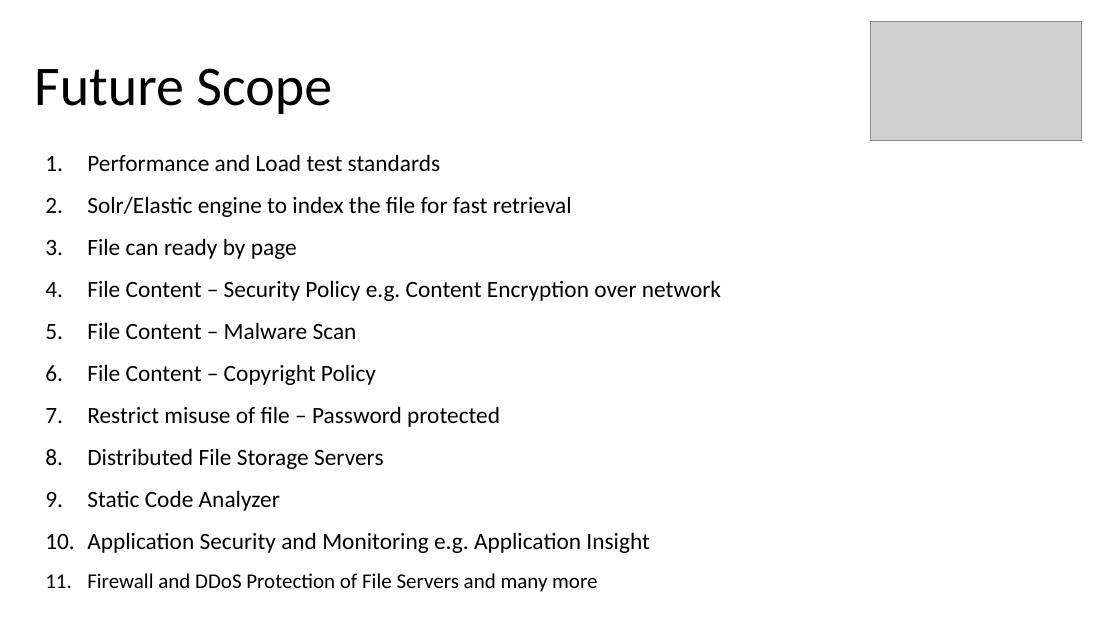
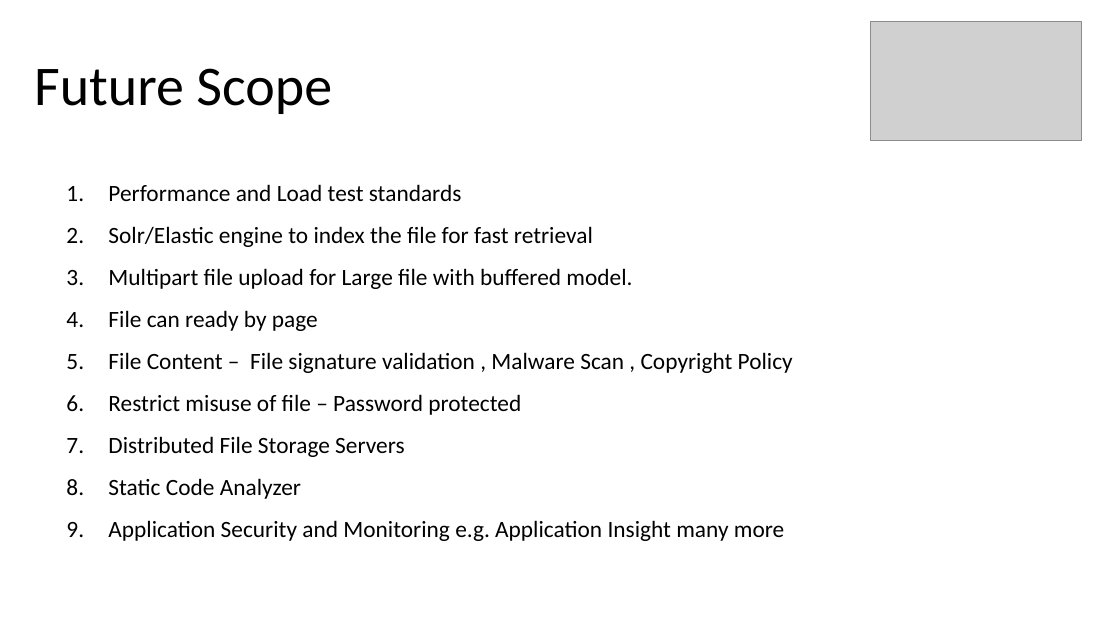
Before and after one commit to vishalbajad/HealthFit, a slide deck: slide 19 of 4 HealthFit Demo.pptx. Drawn at 1120x630 pixels with LibreOffice and Linux fonts; fonts in the diff are those of the drawing; grey boxes stand for pictures; background and template pictures are left out. Boxes give left, top, right and bottom in pixels: in the first picture for what was removed or moved away, otherwise in the second. Text is boxed around its words. In the diff, an @@ line names an element or a change of style, - is before the commit and + after.

Commit message:
Documentations

```diff
--- a/4 HealthFit Demo.pptx
+++ b/4 HealthFit Demo.pptx
@@ text "Performance and Load test standards" moved from (x1=87, y1=154, x2=721, y2=592) to (x1=108, y1=184, x2=793, y2=541) @@
@@ text at (x1=108, y1=268, x2=632, y2=289): paragraph added @@
+3. Multipart file upload for Large file with buffered model.
@@ text at (x1=108, y1=352, x2=793, y2=373): text changed @@
-4. File Content – Security Policy e.g. Content Encryption over network
-5. File Content – Malware Scan
-6. File Content – Copyright Policy
+5. File Content – File signature validation , Malware Scan , Copyright Policy
@@ text at (x1=108, y1=520, x2=784, y2=541): text changed @@
-10. Application Security and Monitoring e.g. Application Insight
-11. Firewall and DDoS Protection of File Servers and many more
+9. Application Security and Monitoring e.g. Application Insight many more
```
